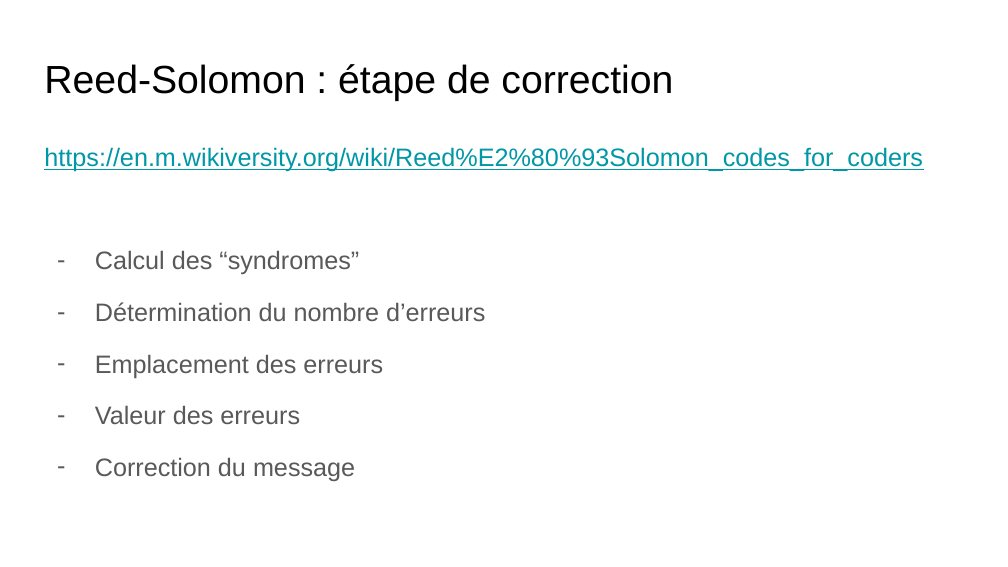
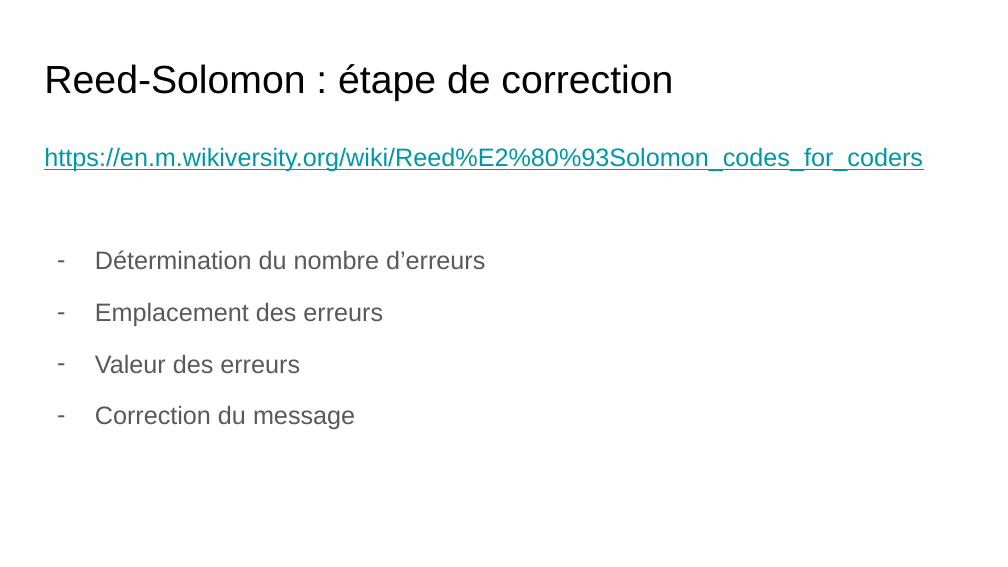
Before and after one commit to benoitmasson/qrcode-demo, a slide deck: slide 57 of slides/QR Codes.odp (slide 60 before the commit). Drawn at 1008x567 pixels with LibreOffice and Linux fonts; fonts in the diff are those of the drawing. Boxes give left, top, right and bottom in pixels: in the first picture for what was removed or moved away, otherwise in the second. Text is boxed around its words. In the diff, an @@ line names an element or a change of style, - is before the commit and + after.

```diff
--- a/slides/QR Codes.odp
+++ b/slides/QR Codes.odp
@@ text at [95,250,359,274]: paragraph removed @@
-– Calcul des “syndromes”
```
Also in this commit, not shown: 2 other slides changed, 4 slides added, 7 slides removed.
